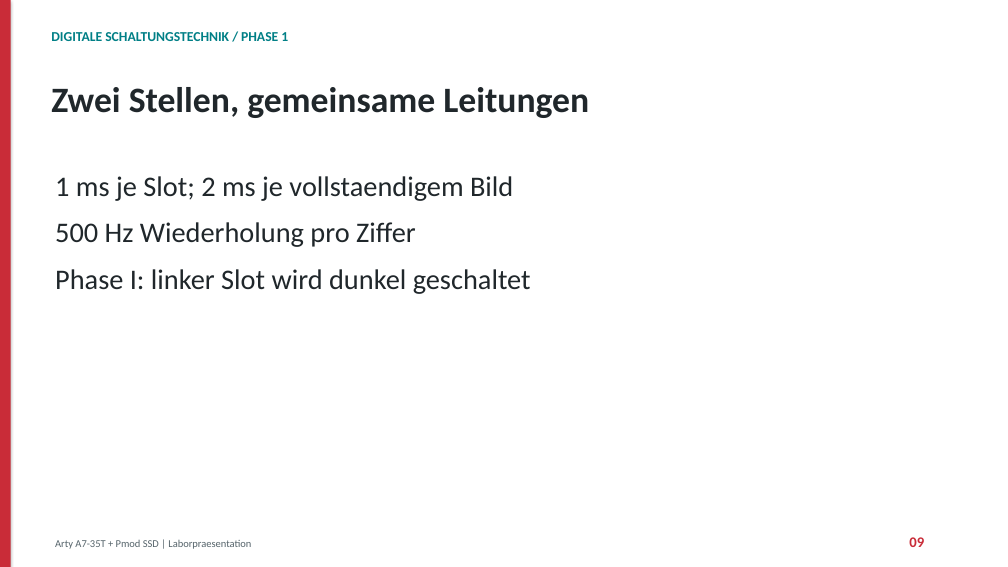
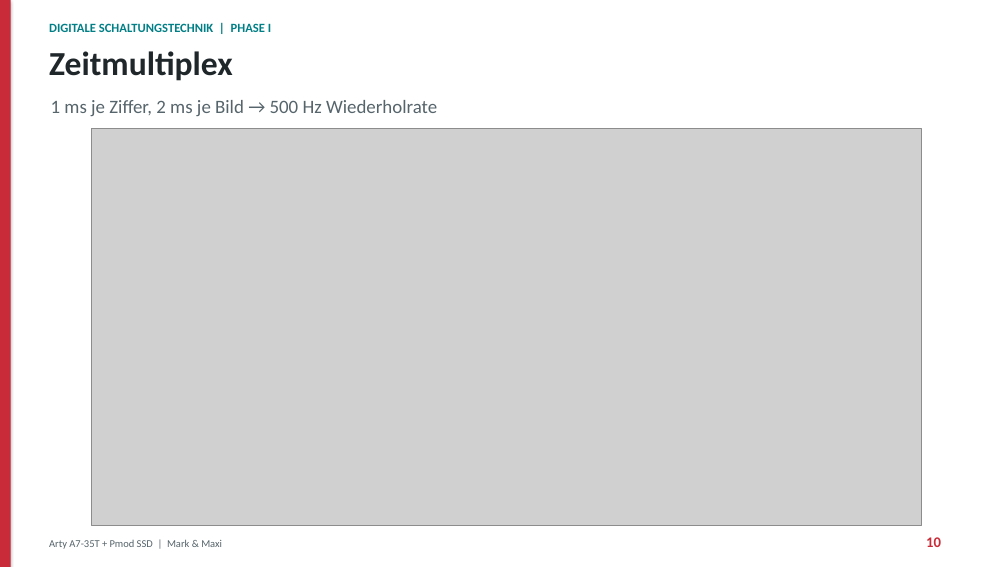
Before and after one commit to maxmann21302/fpga-arty-a7, a slide deck: slide 10 of prj_abgabe/phase_1/doc/praesentation_phase_1.pptx (slide 9 before the commit). Drawn at 1008x567 pixels with LibreOffice and Linux fonts; fonts in the diff are those of the drawing; grey boxes stand for pictures. Boxes give left, top, right and bottom in pixels: in the first picture for what was removed or moved away, otherwise in the second. Text is boxed around its words. In the diff, an @@ line names an element or a change of style, - is before the commit and + after.

Commit message:
abgabe_1 umfangreicher@mark

```diff
--- a/prj_abgabe/phase_1/doc/praesentation_phase_1.pptx
+++ b/prj_abgabe/phase_1/doc/praesentation_phase_1.pptx
@@ text at (49,22,271,36): text changed; size 13 to 12 pt @@
-DIGITALE SCHALTUNGSTECHNIK / PHASE 1
+DIGITALE SCHALTUNGSTECHNIK | PHASE I
@@ text at (49,51,233,81): text changed; size 34 to 32 pt @@
-Zwei Stellen, gemeinsame Leitungen
+Zeitmultiplex
@@ text at (51,100,437,116): text changed; size 27 to 18 pt; text colour #20272B to #56646B @@
-1 ms je Slot; 2 ms je vollstaendigem Bild
-500 Hz Wiederholung pro Ziffer
-Phase I: linker Slot wird dunkel geschaltet
+1 ms je Ziffer, 2 ms je Bild → 500 Hz Wiederholrate
@@ picture added at (91,129,923,526) @@
@@ text at (49,539,222,549): text changed @@
-Arty A7-35T + Pmod SSD | Laborpraesentation
+Arty A7-35T + Pmod SSD | Mark & Maxi
@@ text removed at (909,537,924,547) @@
-09
@@ text added at (926,537,941,547), 14 pt, text #C92C38, bold @@
+10
```
Also in this commit, not shown: 31 slides added, 13 slides removed, 30 other files.
